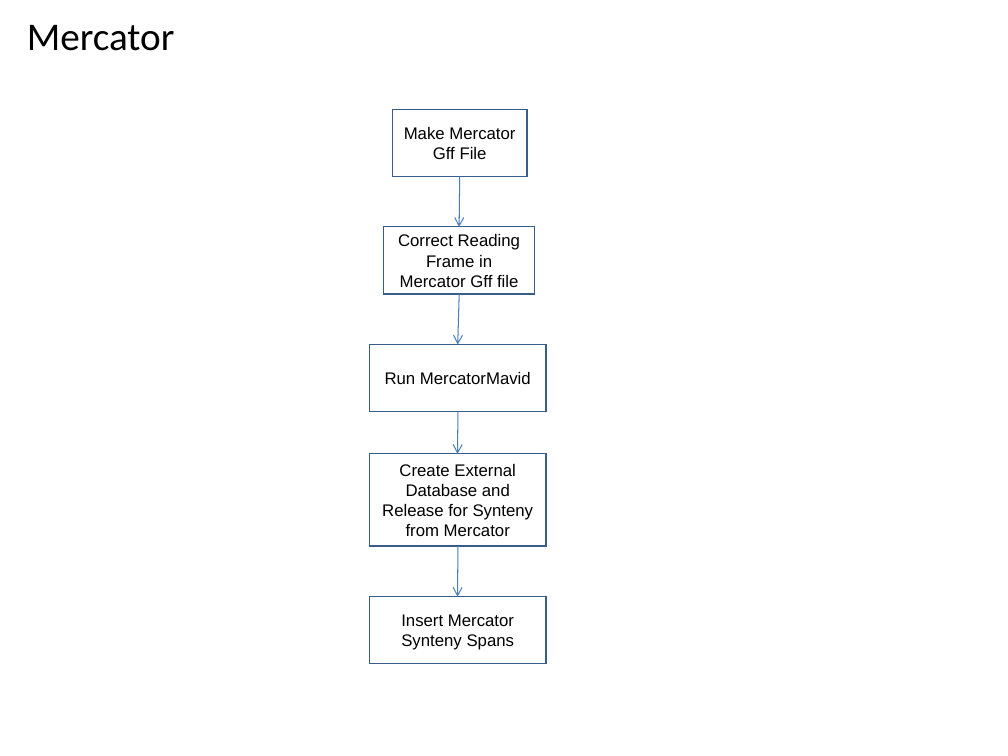
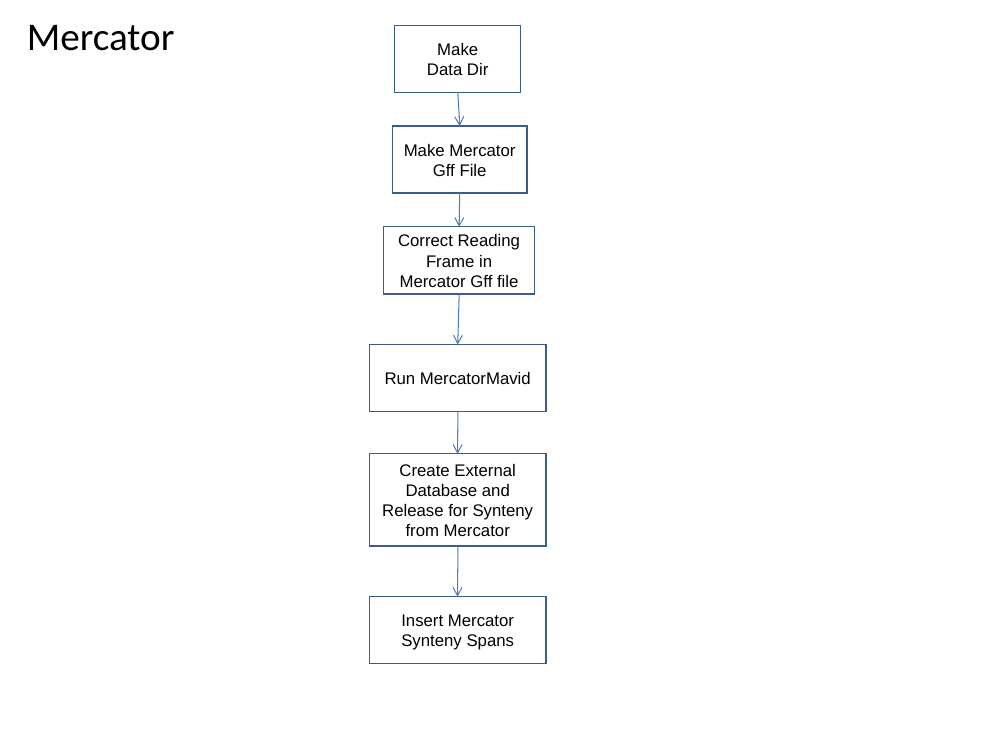
Before and after one commit to VEuPathDB/ApiCommonWorkflow, a slide deck: slide 30 of Main/doc/IntegratedWorkflow.ppt (slide 31 before the commit). Drawn at 1008x756 pixels with LibreOffice and Linux fonts; fonts in the diff are those of the drawing. Boxes give left, top, right and bottom in pixels: in the first picture for what was removed or moved away, otherwise in the second. Text is boxed around its words. In the diff, an @@ line names an element or a change of style, - is before the commit and + after.

```diff
--- a/Main/doc/IntegratedWorkflow.ppt
+++ b/Main/doc/IntegratedWorkflow.ppt
@@ rectangle added at (x1=395, y1=25, x2=521, y2=93), fill #FFFFFF, outline #385D8A 0.99 pt, 12 pt, text #000000 @@
+Make
+Data Dir
@@ arrow added from (458, 93) to (460, 126), #4A7EBB 0.74 pt @@
@@ rectangle "Make Mercator Gff File" moved from (x1=392, y1=109, x2=526, y2=176) to (x1=392, y1=126, x2=526, y2=194) @@
@@ arrow moved from (460, 176) - (459, 227) to (460, 194) - (459, 227) @@
```
Also in this commit, not shown: 8 other slides changed, 1 slide added, 2 slides removed.
